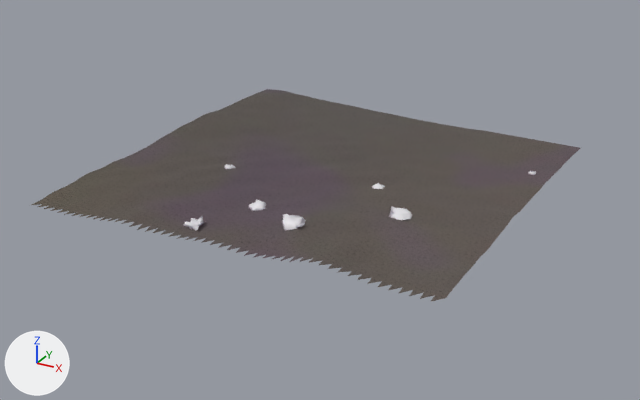
One commit to the glTF model eloria-assets/maps/continent-v2/saltsound/client/chunks/17_11/world.glb: the scene before it, then after it.
Camera for both pictures: a camera (50 mm lens) standing at (805.1, -230.7, 82.4) and looking at (712.6, -62.6, -1.7). The lights are fixed; the arrows at lower left show +X, +Y and +Z. The older version comes first. Where no turn or scale is listed for an object, it has been applied to the vertices. Vertices at exactly the same position are counted once.

In view in the first picture: 'AuthoredGround_saltsoundBase_saltsound_17_11', 'Terrain_saltsound_17_11' and 6 more.
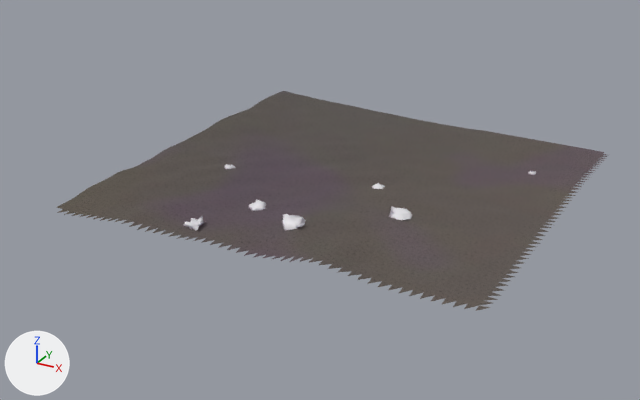
What the commit changed:
me_terrain_saltsound_17_11 is used by ob_terrain_saltsound_17_11; location (-2059.0, 6521.0, 0.0).
me_terrain_saltsound_17_11 had 2401 vertices, 4608 faces and spanned x 2723.0..2819.0, y -6625.0..-6529.0, z 2.2..7.7.
me_terrain_saltsound_17_11 now has 2401 vertices, 4608 faces and spans x 2729.0..2825.0, y -6625.0..-6529.0, z 2.1..7.7.
me_terrain_saltsound_17_11 part 1: 2401 of 2401 vertices moved; they spanned x 2723.0..2819.0, y -6625.0..-6529.0, z 2.2..7.7 and now span x 2729.0..2825.0, y -6625.0..-6529.0, z 2.1..7.7; mean shift (6.0, 0.0, 0.0).
me_authoredground_saltsoundbase_saltsound_17_11 is used by ob_authoredground_saltsoundbase_saltsound_17_11; location (-2059.0, 6521.0, 0.0).
me_authoredground_saltsoundbase_saltsound_17_11 had 2448 vertices, 4608 faces and spanned x 2723.0..2819.0, y -6627.0..-6529.0, z 2.2..7.7.
me_authoredground_saltsoundbase_saltsound_17_11 now has 2496 vertices, 4608 faces and spans x 2729.0..2827.0, y -6627.0..-6529.0, z 2.1..7.7.
me_authoredground_saltsoundbase_saltsound_17_11 part 2: 199 vertices added at x 2819.0..2827.0, y -6627.0..-6529.0, z 2.1..6.3.
me_authoredground_saltsoundbase_saltsound_17_11 part 3: 151 vertices removed from x 2723.0..2729.0, y -6627.0..-6529.0, z 3.3..5.4.

Pixel boxes [x1, y1, x2, y2] of what changed, in the pictures (640 x 400 px):
'AuthoredGround_saltsoundBase_saltsound_17_11', reshaped
    before: [31, 90, 580, 302]
    after: [56, 92, 607, 311]
'Terrain_saltsound_17_11', reshaped
    before: [266, 89, 579, 283]
    after: [58, 91, 601, 207]
part 2 of me_authoredground_saltsoundbase_saltsound_17_11, added
    after: [441, 149, 607, 311]
part 3 of me_authoredground_saltsoundbase_saltsound_17_11, deleted
    before: [31, 90, 281, 211]
